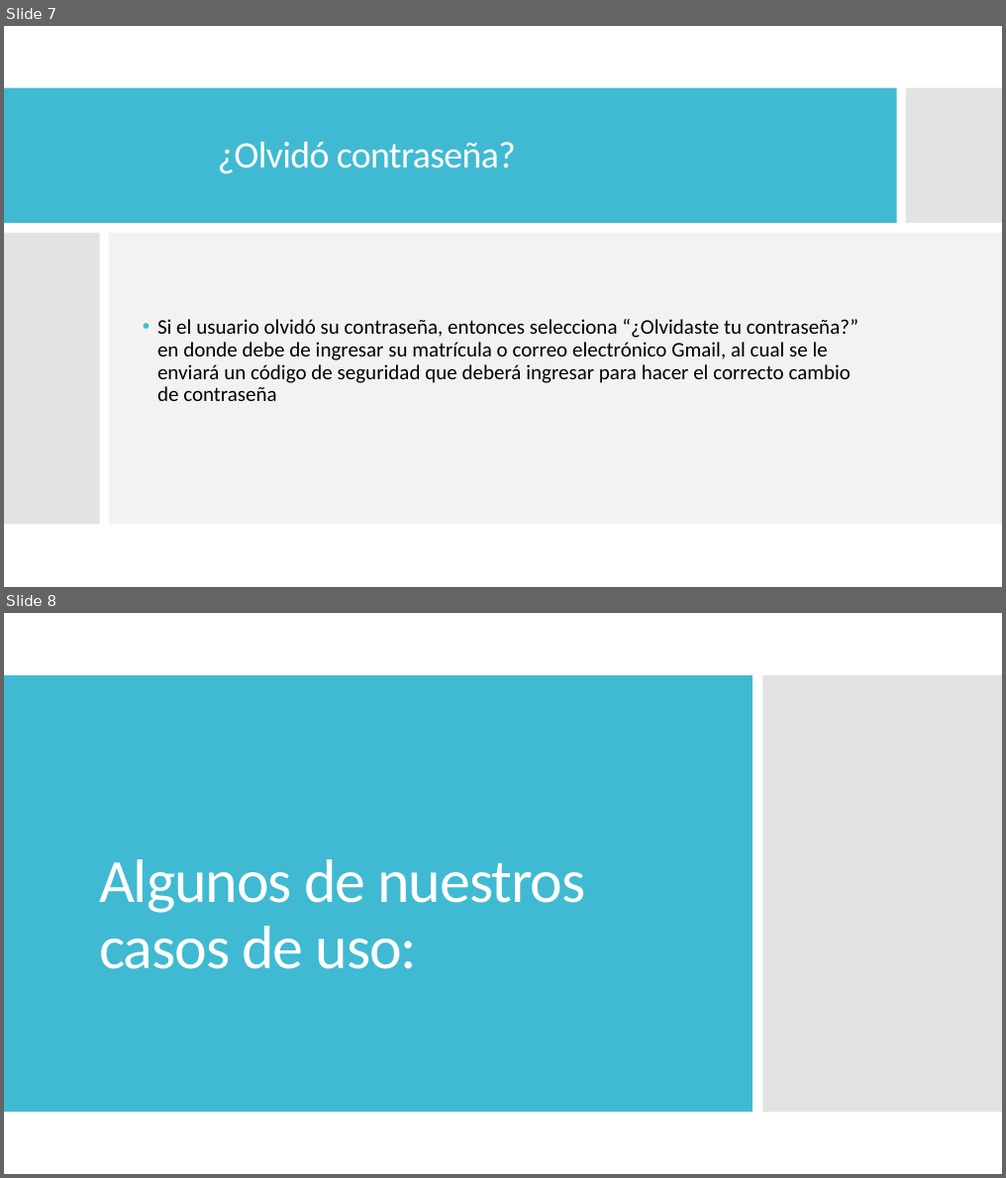
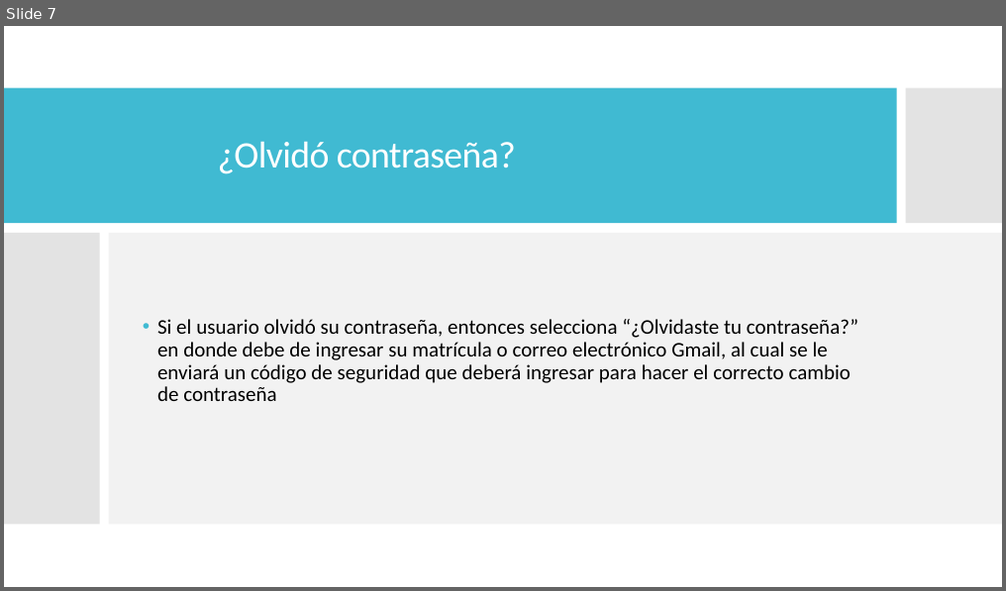
Before and after one commit to jesusapb/POO-2.0, a slide deck: Presentación.pptx. Shown one above the other, each under a label of ours: slides 7 and 8 before the commit, slide 7 after it. The pictures are 1006x1178 and 1006x591 pixels, drawn with LibreOffice and Linux fonts; fonts in the diff are those of the drawing. Boxes give left, top, right and bottom in pixels: in the first picture for what was removed or moved away, otherwise in the second. Text is boxed around its words. In the diff, an @@ line names an element or a change of style, - is before the commit and + after.

```diff
--- a/Presentación.pptx
+++ b/Presentación.pptx
@@ slide 8 removed at (4,613,1002,1174), background #FFFFFF @@
@@ rectangle removed at (4,675,752,1112) @@
@@ rectangle removed at (763,675,1002,1112) @@
@@ title removed at (99,860,586,969) @@
-Algunos de nuestros casos de uso:
```
Also in this commit, not shown: 4 slides changed, 1 slide added, 2 other slides removed, 5 other files.
